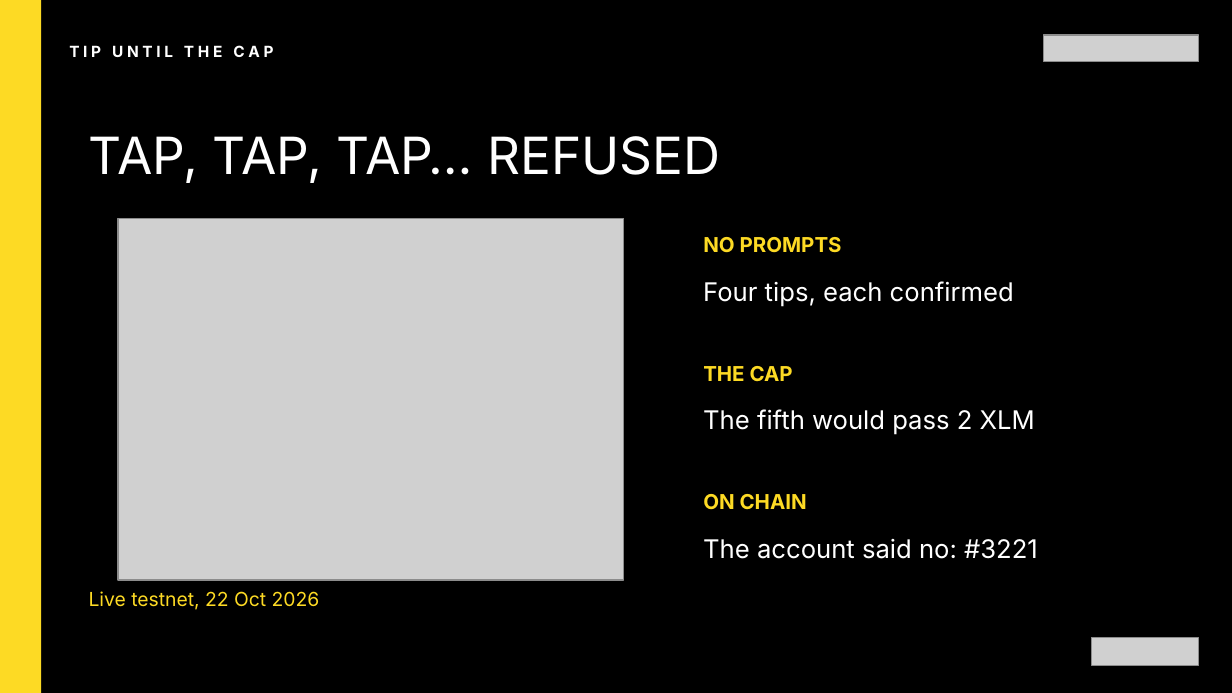
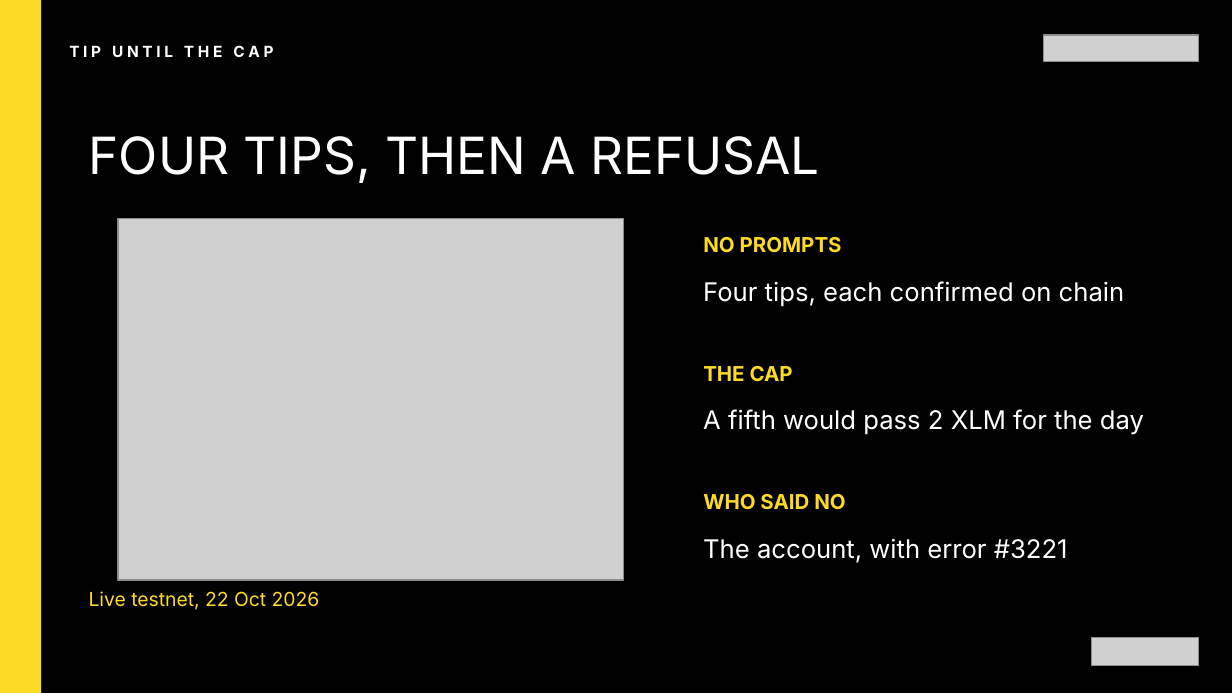
Before and after one commit to bitswell-hq/nidohq__scaffold-template, a slide deck: slide 12 of slides/dist/hack-meridian-smart-accounts.pptx. Drawn at 1232x693 pixels with LibreOffice and Linux fonts; fonts in the diff are those of the drawing; grey boxes stand for pictures. Boxes give left, top, right and bottom in pixels: in the first picture for what was removed or moved away, otherwise in the second. Text is boxed around its words. In the diff, an @@ line names an element or a change of style, - is before the commit and + after.

```diff
--- a/slides/dist/hack-meridian-smart-accounts.pptx
+++ b/slides/dist/hack-meridian-smart-accounts.pptx
@@ text at (89, 136, 820, 183): text changed @@
-TAP, TAP, TAP… REFUSED
+FOUR TIPS, THEN A REFUSAL
@@ text at (703, 281, 1125, 307): text changed @@
-Four tips, each confirmed
+Four tips, each confirmed on chain
@@ text at (703, 409, 1144, 435): text changed @@
-The fifth would pass 2 XLM
+A fifth would pass 2 XLM for the day
@@ text at (703, 494, 845, 510): text changed @@
-ON CHAIN
+WHO SAID NO
@@ text at (703, 538, 1068, 563): text changed @@
-The account said no: #3221
+The account, with error #3221
```
Also in this commit, not shown: 22 other slides changed, 6 slides added, 7 slides removed, 14 other files.
